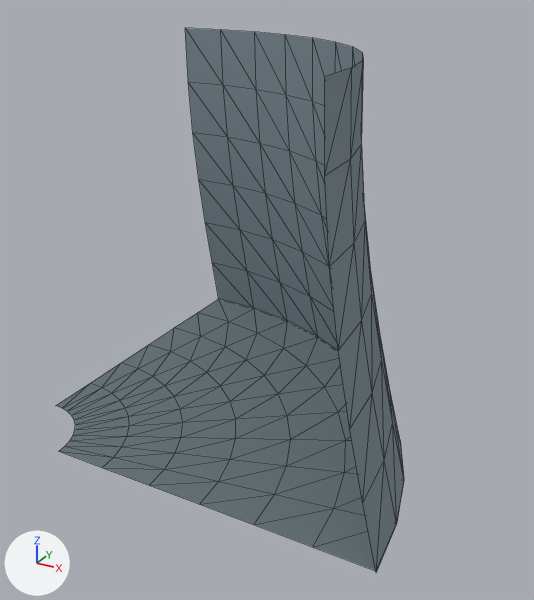
Before and after pictures for a commit that changed the glTF model assets/models/tile_corridor_corner.glb.
Both versions are drawn from a 50 mm lens placed at (3.16, -6.19, 4.15), pointed at (-0.05, -0.35, 1.24). Lighting does not change. The marker at lower left points along +X, +Y and +Z. The first picture is the older version. Mesh edges are drawn as thin lines.

Before the edit, the objects in view are built like this:
```python
mat_m_dungeon_floor = principled_material('M_Dungeon_Floor')
mat_m_dungeon_floor.base_color = (0.133, 0.173, 0.188)  # grey #667378
mat_m_dungeon_floor.roughness = 0.9
me_tile_corridor_corner_mesh = bpy.data.meshes.new('Tile_Corridor_Corner_Mesh')
me_tile_corridor_corner_mesh.from_pydata(...)  # 154 vertices, 240 faces; spans x -2.0..1.8, y -2.0..1.8, z 0.0..3.6
# faces by material slot: [120, 120]
me_tile_corridor_corner_mesh.materials.append(mat_m_dungeon_floor)  # grey #667378
me_tile_corridor_corner_mesh.materials.append(mat_m_dungeon_stone)  # greyish blue #7c8c94
ob_tile_corridor_corner = bpy.data.objects.new('Tile_Corridor_Corner', me_tile_corridor_corner_mesh)
ob_tile_corridor_corner.location = (0.0, 0.0, 0.0)
```
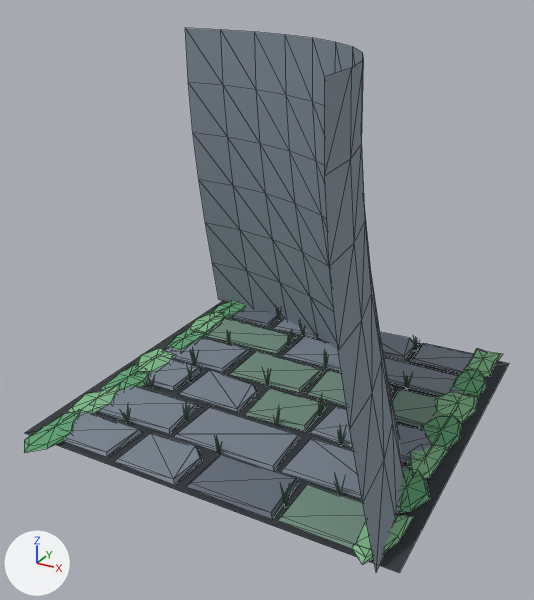
Commit message: feat(dungeon): replace grid floor with aged irregular organic flagstones, sprouting grass and corner moss

The change, as JSON lines over the scene's bpy script:
```json
{"op": "set", "path": "mat_m_dungeon_floor.base_color", "old": "(0.133, 0.173, 0.188)", "new": "(0.21, 0.25, 0.3)", "note": "grey #667378 -> grey #7e8995"}
{"op": "add", "block": "mat_m_dungeon_grass", "code": ["mat_m_dungeon_grass = principled_material('M_Dungeon_Grass')", "mat_m_dungeon_grass.base_color = (0.16, 0.46, 0.22)  # green #6fb581", "mat_m_dungeon_grass.roughness = 0.8"]}
{"op": "add", "block": "mat_m_dungeon_floor_mossy", "code": ["mat_m_dungeon_floor_mossy = principled_material('M_Dungeon_Floor_Mossy')", "mat_m_dungeon_floor_mossy.base_color = (0.18, 0.29, 0.23)  # greyish green #769384", "mat_m_dungeon_floor_mossy.roughness = 0.88"]}
{"op": "add", "block": "mat_m_dungeon_floor_dark", "code": ["mat_m_dungeon_floor_dark = principled_material('M_Dungeon_Floor_Dark')", "mat_m_dungeon_floor_dark.base_color = (0.14, 0.17, 0.21)  # greyish blue #69737e", "mat_m_dungeon_floor_dark.roughness = 0.9"]}
{"op": "add", "block": "mat_m_floor_grout", "code": ["mat_m_floor_grout = principled_material('M_Floor_Grout')", "mat_m_floor_grout.base_color = (0.035, 0.042, 0.05)  # dark grey #353a3f", "mat_m_floor_grout.roughness = 0.96"]}
{"op": "add", "block": "mat_m_dungeon_moss", "code": ["mat_m_dungeon_moss = principled_material('M_Dungeon_Moss')", "mat_m_dungeon_moss.base_color = (0.13, 0.4, 0.19)  # green #65aa79", "mat_m_dungeon_moss.roughness = 0.9"]}
{"op": "add", "block": "mat_m_dungeon_moss_light", "code": ["mat_m_dungeon_moss_light = principled_material('M_Dungeon_Moss_Light')", "mat_m_dungeon_moss_light.base_color = (0.24, 0.54, 0.28)  # green #86c290", "mat_m_dungeon_moss_light.roughness = 0.9"]}
{"block": "me_tile_corridor_corner_mesh", "where": "# used by ob_tile_corridor_corner; location = (0.0, 0.0, 0.0)"}
{"op": "remove", "block": "me_tile_corridor_corner_mesh", "code": "me_tile_corridor_corner_mesh.from_pydata(...)  # 154 vertices, 240 faces; spans x -2.0..1.8, y -2.0..1.8, z 0.0..3.6"}
{"op": "add", "block": "me_tile_corridor_corner_mesh", "code": "me_tile_corridor_corner_mesh.from_pydata(...)  # 1283 vertices, 1363 faces; spans x -2.0..1.95, y -2.16..2.05, z -0.01..3.6"}
{"block": "me_tile_corridor_corner_mesh", "change": "me_tile_corridor_corner_mesh part 1: the loose piece of 77 vertices spanning x -2.0..1.8, y -2.0..1.8, z 0.02 is rebuilt with 4 vertices and now spans x -1.95..1.95, y -1.9..1.9, z -0.01, in mat_m_floor_grout (dark grey #353a3f)"}
{"block": "me_tile_corridor_corner_mesh", "change": "me_tile_corridor_corner_mesh part 2: 1202 vertices added at x -1.92..1.9, y -2.16..2.05, z 0.0..0.25"}
{"op": "add", "block": "me_tile_corridor_corner_mesh", "code": "me_tile_corridor_corner_mesh.materials.append(mat_m_dungeon_floor_dark)  # greyish blue #69737e"}
{"op": "add", "block": "me_tile_corridor_corner_mesh", "code": "me_tile_corridor_corner_mesh.materials.append(mat_m_dungeon_floor_mossy)  # greyish green #769384"}
{"op": "add", "block": "me_tile_corridor_corner_mesh", "code": "me_tile_corridor_corner_mesh.materials.append(mat_m_floor_grout)  # dark grey #353a3f"}
{"op": "add", "block": "me_tile_corridor_corner_mesh", "code": "me_tile_corridor_corner_mesh.materials.append(mat_m_dungeon_grass)  # green #6fb581"}
{"op": "add", "block": "me_tile_corridor_corner_mesh", "code": "me_tile_corridor_corner_mesh.materials.append(mat_m_dungeon_moss)  # green #65aa79"}
{"op": "add", "block": "me_tile_corridor_corner_mesh", "code": "me_tile_corridor_corner_mesh.materials.append(mat_m_dungeon_moss_light)  # green #86c290"}
```

Location of each change, (x1, y1, x2, y2) in pixels of the pictures (534 x 600 px):
```json
{"object": "Tile_Corridor_Corner", "change": "recoloured, reshaped", "before": [56, 28, 404, 572], "after": [24, 28, 509, 573], "on screen": "39% wider"}
{"part": 1, "of": "me_tile_corridor_corner_mesh", "change": "rebuilt", "before": [56, 299, 404, 571], "after": [25, 301, 509, 573], "on screen": "39% wider"}
{"part": 2, "of": "me_tile_corridor_corner_mesh", "change": "added", "after": [24, 301, 503, 565]}
```
